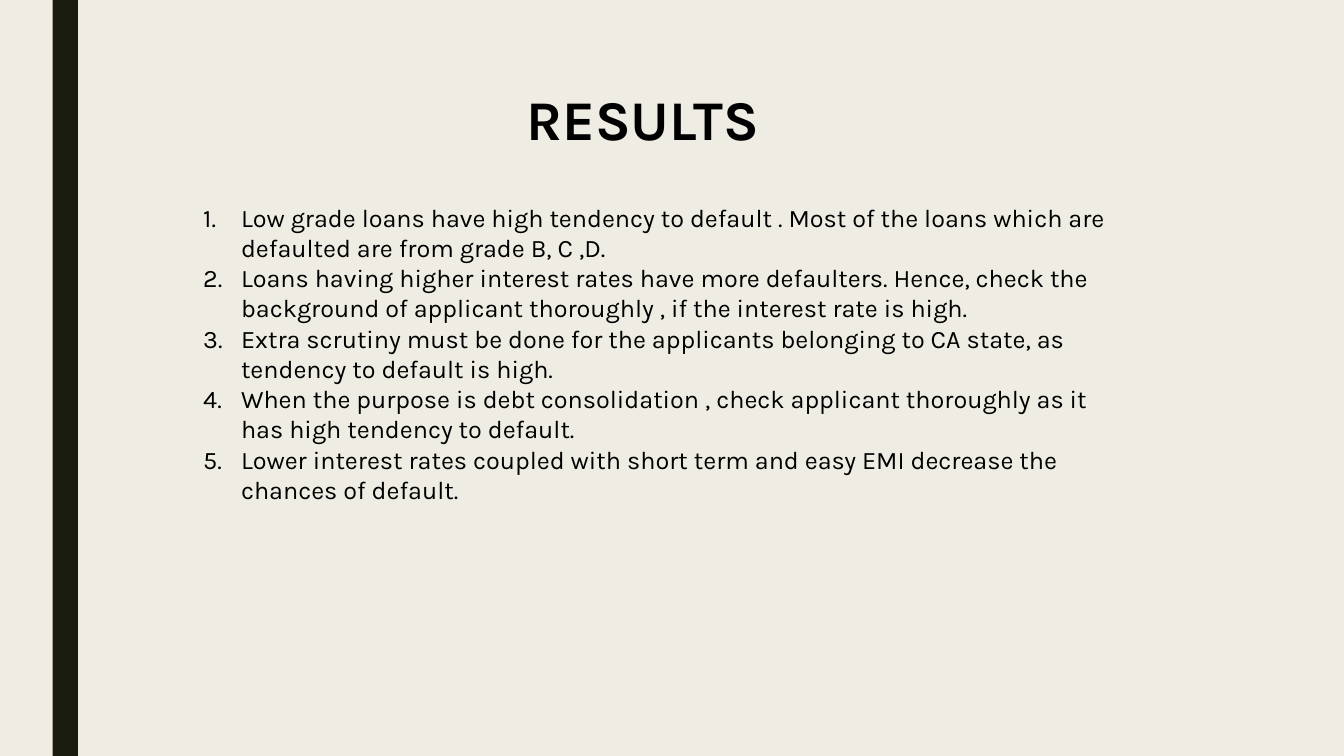
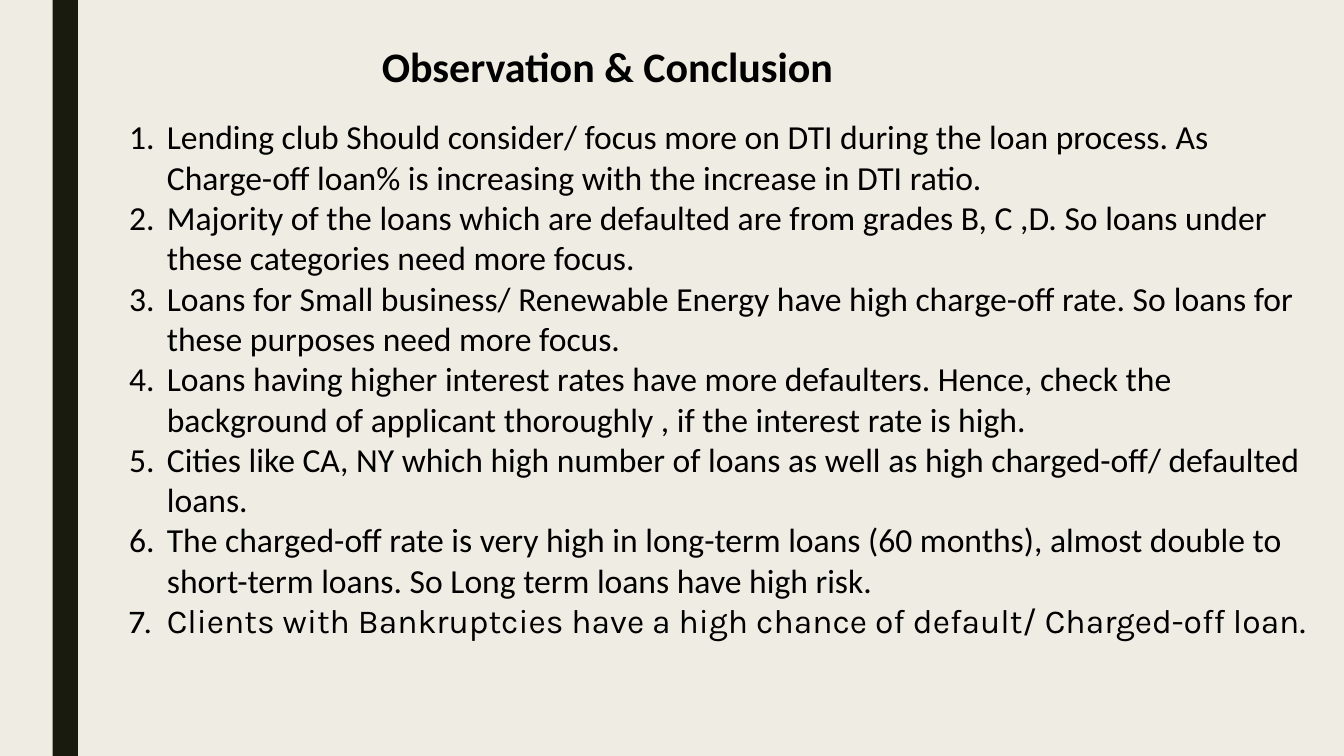
Before and after one commit to SaiViswanadhKintali/Lending-Club, a slide deck: slide 14 of Lending_Club_Case_Study.pptx (slide 13 before the commit). Drawn at 1344x756 pixels with LibreOffice and Linux fonts; fonts in the diff are those of the drawing. Boxes give left, top, right and bottom in pixels: in the first picture for what was removed or moved away, otherwise in the second. Text is boxed around its words. In the diff, an @@ line names an element or a change of style, - is before the commit and + after.

Commit message:
Final PPT

```diff
--- a/Lending_Club_Case_Study.pptx
+++ b/Lending_Club_Case_Study.pptx
@@ text at <box>382,52,833,83</box>: text changed; size 40 to 30 pt; font Karla to Calibri @@
-RESULTS
+Observation & Conclusion
@@ text "Lending club Should consider/ focus ...": place and size @@
-text "Lending club Should consider/ focus ..." at <box>241,209,1104,500</box>
+text "Lending club Should consider/ focus ..." at <box>167,125,1306,642</box>
@@ text at <box>167,125,1293,357</box>: text changed; size 18 to 24 pt; font Karla to Calibri @@
-1. Low grade loans have high tendency to default . Most of the loans which are defaulted are from grade B, C ,D.
+1. Lending club Should consider/ focus more on DTI during the loan process. As Charge-off loan% is increasing with the increase in DTI ratio.
+2. Majority of the loans which are defaulted are from grades B, C ,D. So loans under these categories need more focus.
+3. Loans for Small business/ Renewable Energy have high charge-off rate. So loans for these purposes need more focus.
@@ text at <box>167,367,1172,438</box>: size 18 to 24 pt, font Karla to Calibri in "Loans having higher interest rates have more ..." @@
@@ text at <box>167,448,1306,642</box>: text changed; size 18 to 24 pt; font Karla to Calibri @@
-3. Extra scrutiny must be done for the applicants belonging to CA state, as tendency to default is high.
-4. When the purpose is debt consolidation , check applicant thoroughly as it has high tendency to default.
-5. Lower interest rates coupled with short term and easy EMI decrease the chances of default.
+5. Cities like CA, NY which high number of loans as well as high charged-off/ defaulted loans.
+6. The charged-off rate is very high in long-term loans (60 months), almost double to short-term loans. So Long term loans have high risk.
+7. Clients with Bankruptcies have a high chance of default/ Charged-off loan.
```
Also in this commit, not shown: 8 other slides changed, 1 slide added, 3 other files.
